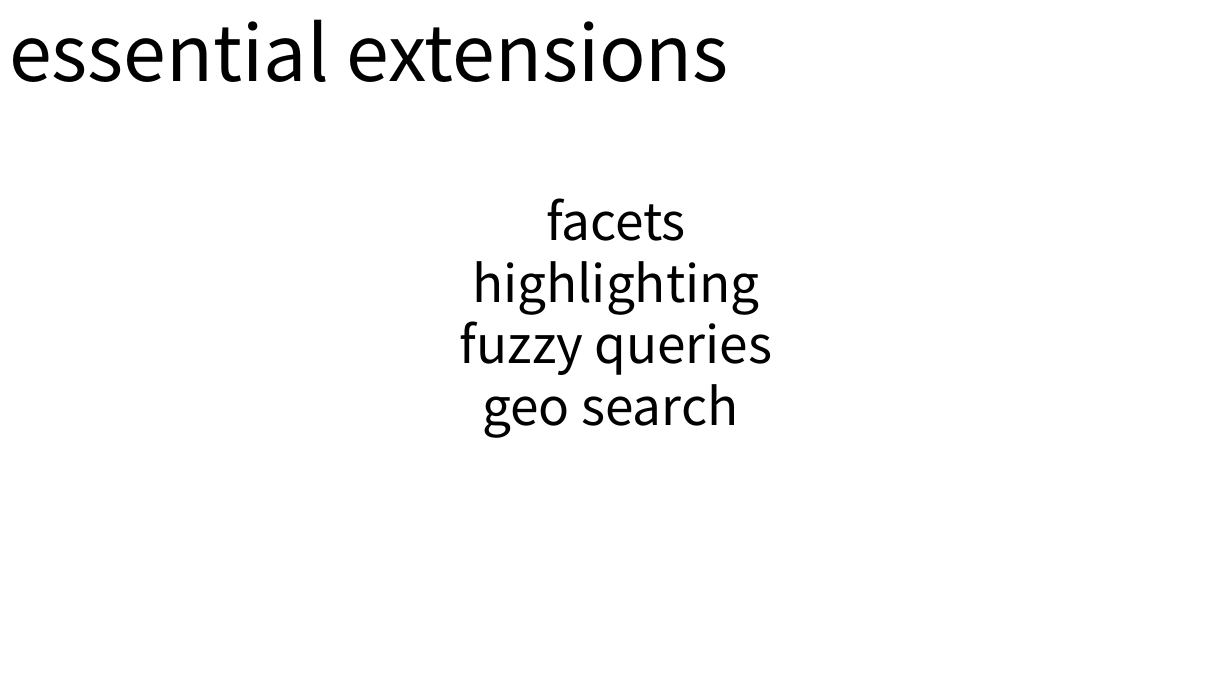
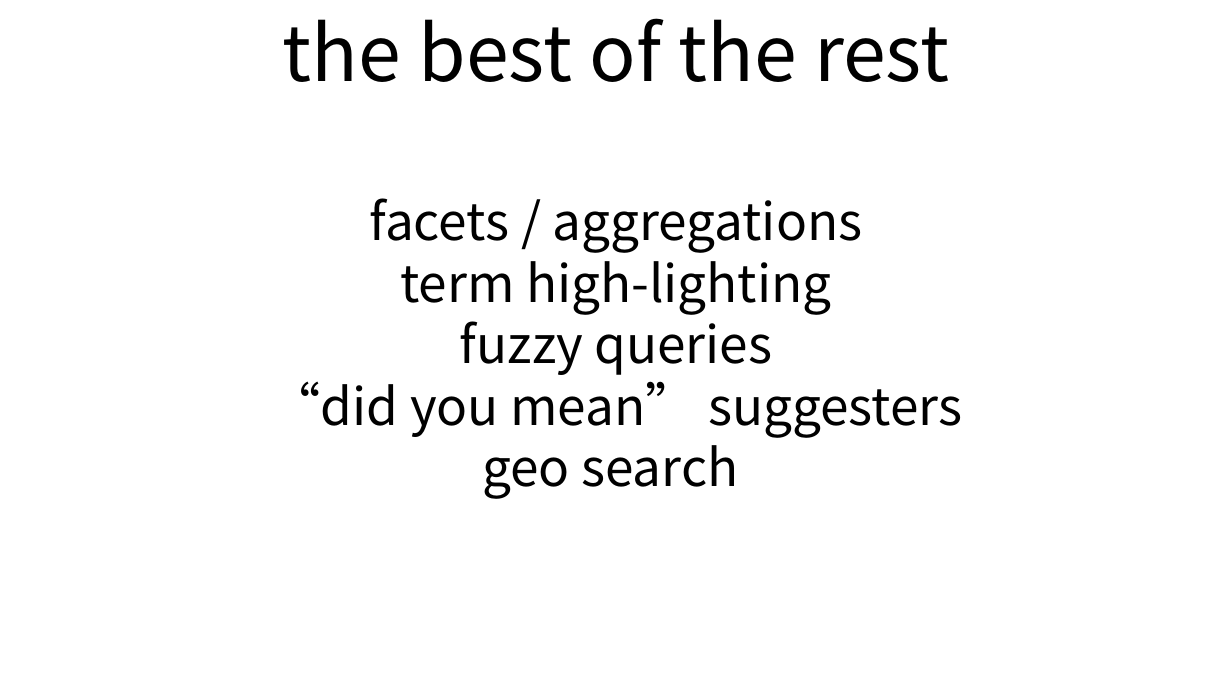
Before and after one commit to andypryor/start_your_search_engines, a slide deck: slide 46 of start_search_engines.pptx (slide 26 before the commit). Drawn at 1232x693 pixels with LibreOffice and Linux fonts; fonts in the diff are those of the drawing. Boxes give left, top, right and bottom in pixels: in the first picture for what was removed or moved away, otherwise in the second. Text is boxed around its words. In the diff, an @@ line names an element or a change of style, - is before the commit and + after.

```diff
--- a/start_search_engines.pptx
+++ b/start_search_engines.pptx
@@ text at [283, 18, 949, 315]: text changed; size 60 to 40 pt @@
-essential extensions
-facets
-highlighting
+the best of the rest
+facets / aggregations
+term high-lighting
@@ text at [270, 373, 962, 438]: paragraph added @@
+“did you mean” suggesters
```
Also in this commit, not shown: 11 other slides changed, 25 slides added, 5 slides removed, 15 other files.
